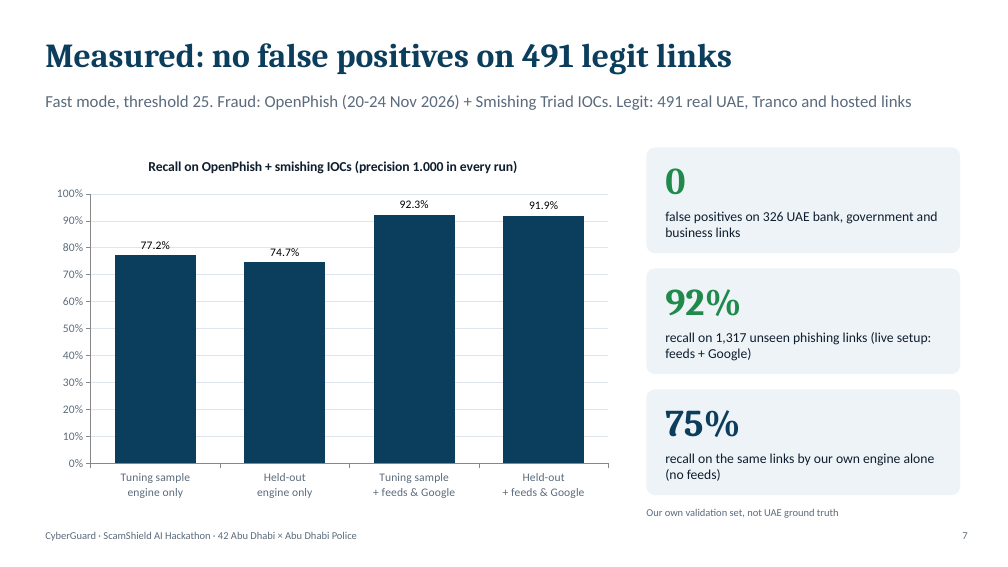
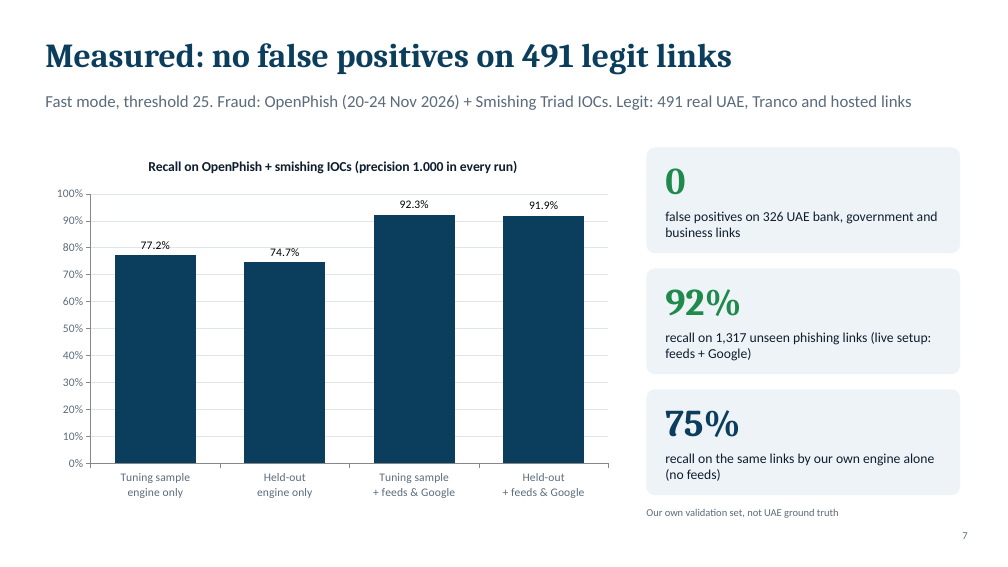
Before and after one commit to Saif-Alazazi/CyberGuard, a slide deck: slide 7 of docs/CyberGuard_Presentation.pptx. Drawn at 1008x567 pixels with LibreOffice and Linux fonts; fonts in the diff are those of the drawing. Boxes give left, top, right and bottom in pixels: in the first picture for what was removed or moved away, otherwise in the second. Text is boxed around its words. In the diff, an @@ line names an element or a change of style, - is before the commit and + after.

```diff
--- a/docs/CyberGuard_Presentation.pptx
+++ b/docs/CyberGuard_Presentation.pptx
@@ text removed at <box>45,531,357,541</box> @@
-CyberGuard · ScamShield AI Hackathon · 42 Abu Dhabi × Abu Dhabi Police
```
Also in this commit, not shown: 6 other slides changed, 1 other file.
